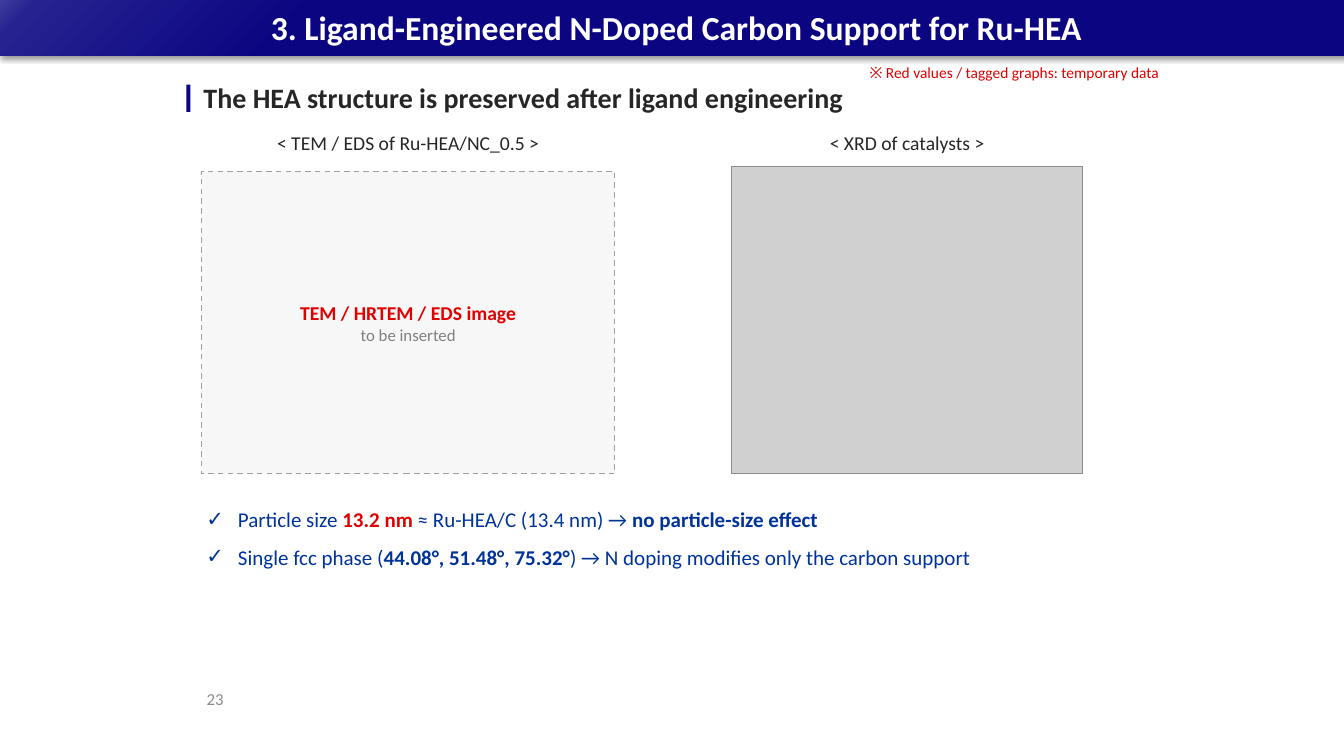
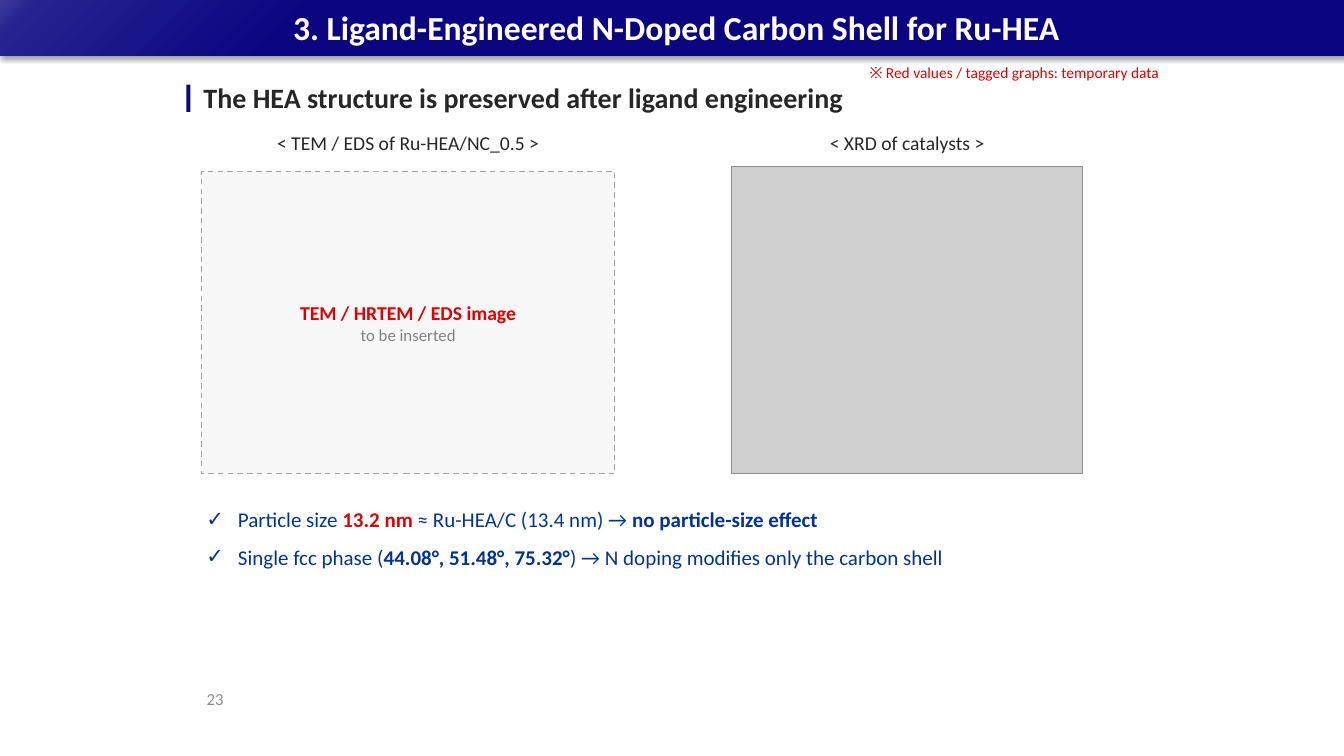
Before and after one commit to limsj0204/letter, a slide deck: slide 23 of 학위논문_디펜스_발표자료.pptx. Drawn at 1344x756 pixels with LibreOffice and Linux fonts; fonts in the diff are those of the drawing; grey boxes stand for pictures. Boxes give left, top, right and bottom in pixels: in the first picture for what was removed or moved away, otherwise in the second. Text is boxed around its words. In the diff, an @@ line names an element or a change of style, - is before the commit and + after.

```diff
--- a/학위논문_디펜스_발표자료.pptx
+++ b/학위논문_디펜스_발표자료.pptx
@@ title at bbox=[293, 16, 1060, 46]: text changed @@
-3. Ligand-Engineered N-Doped Carbon Support for Ru-HEA
+3. Ligand-Engineered N-Doped Carbon Shell for Ru-HEA
@@ text at bbox=[238, 550, 942, 569]: text changed @@
-✓ Single fcc phase (44.08°, 51.48°, 75.32°) → N doping modifies only the carbon support
+✓ Single fcc phase (44.08°, 51.48°, 75.32°) → N doping modifies only the carbon shell
```
Also in this commit, not shown: 14 other slides changed, 1 other file.
